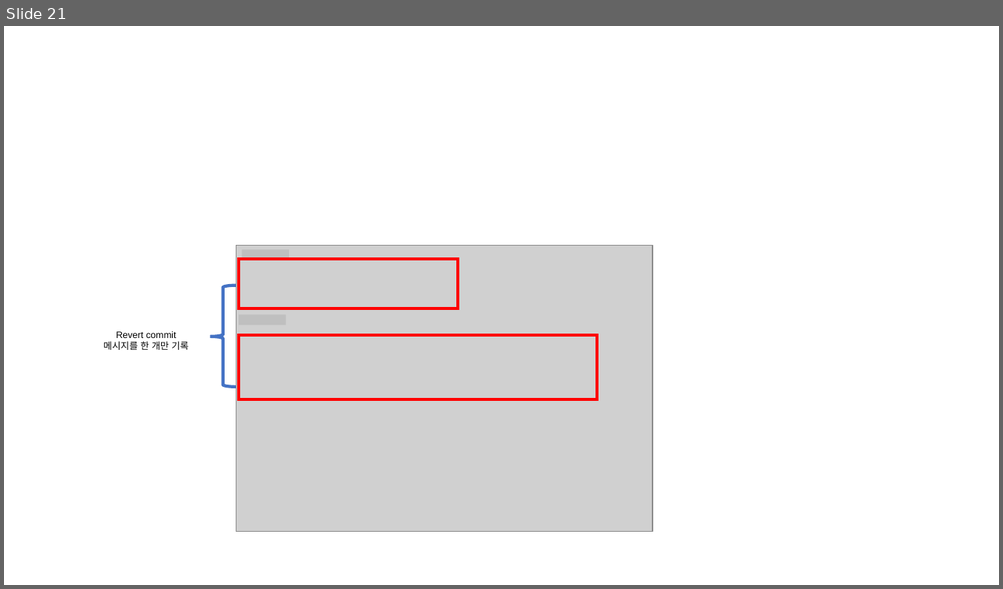
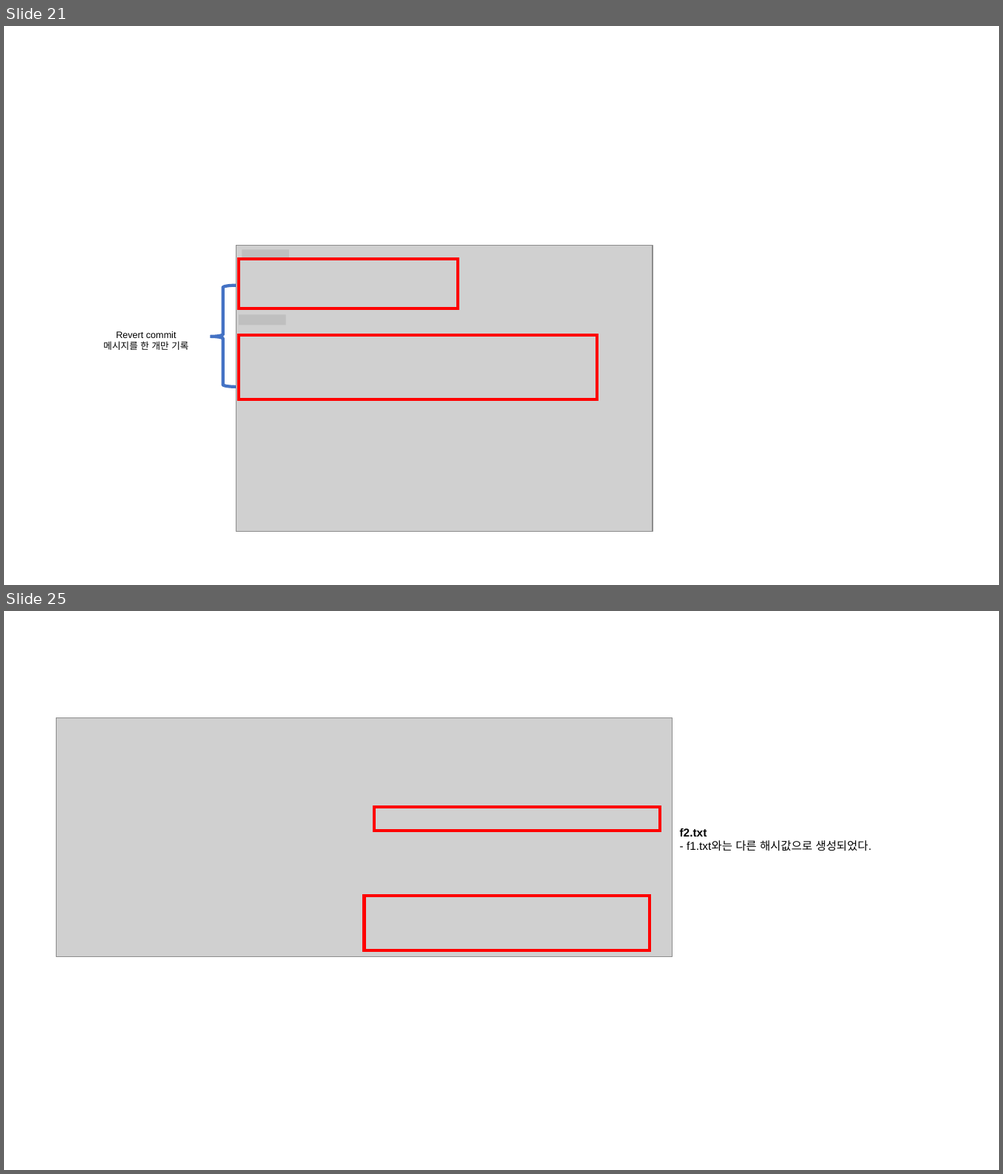
Before and after one commit to Han-Joon-Hyeok/TIL, a slide deck: Git/images/images.pptx. Shown one above the other, each under a label of ours: slide 21 before the commit, slides 21 and 25 after it; the slides between them are not shown. The pictures are 1003x589 and 1003x1174 pixels, drawn with LibreOffice and Linux fonts; fonts in the diff are those of the drawing; grey boxes stand for pictures. Boxes give left, top, right and bottom in pixels: in the first picture for what was removed or moved away, otherwise in the second. Text is boxed around its words. In the diff, an @@ line names an element or a change of style, - is before the commit and + after.

```diff
--- a/Git/images/images.pptx
+++ b/Git/images/images.pptx
@@ slide 25 added at [4, 611, 999, 1170], background #FFFFFF @@
@@ picture added at [57, 718, 672, 957] @@
@@ rectangle added at [374, 806, 660, 830], outline #FF0000 3 pt @@
@@ text added at [680, 829, 871, 851], 11 pt, text #000000 @@
+f2.txt
+- f1.txt와는 다른 해시값으로 생성되었다.
@@ rectangle added at [364, 896, 650, 951], outline #FF0000 3 pt @@
```
Also in this commit, not shown: 9 other slides added, 14 other files.
